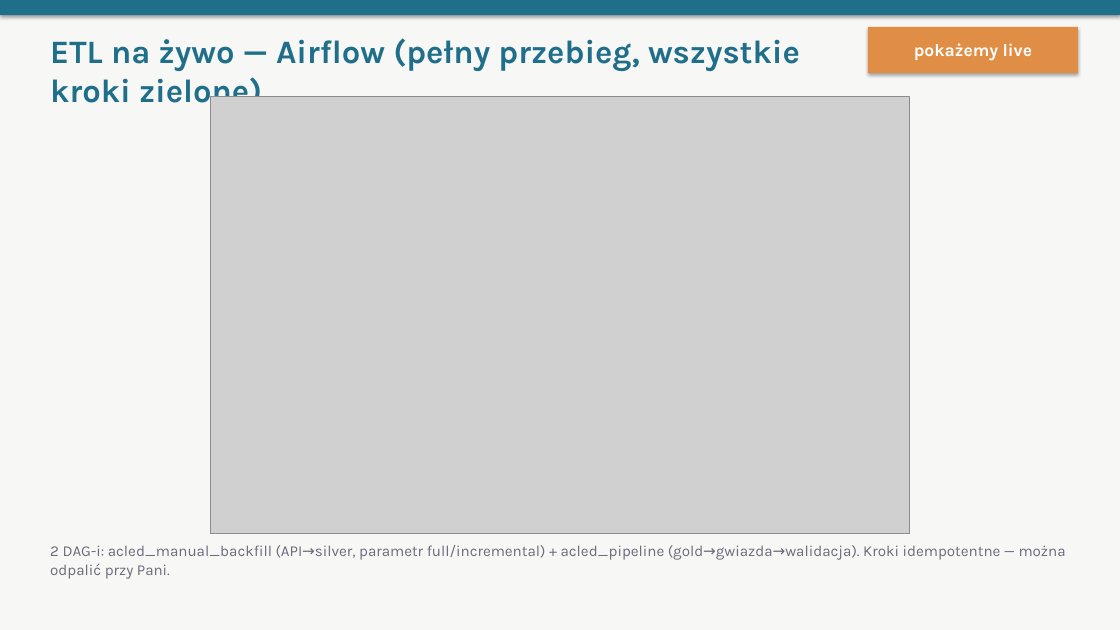
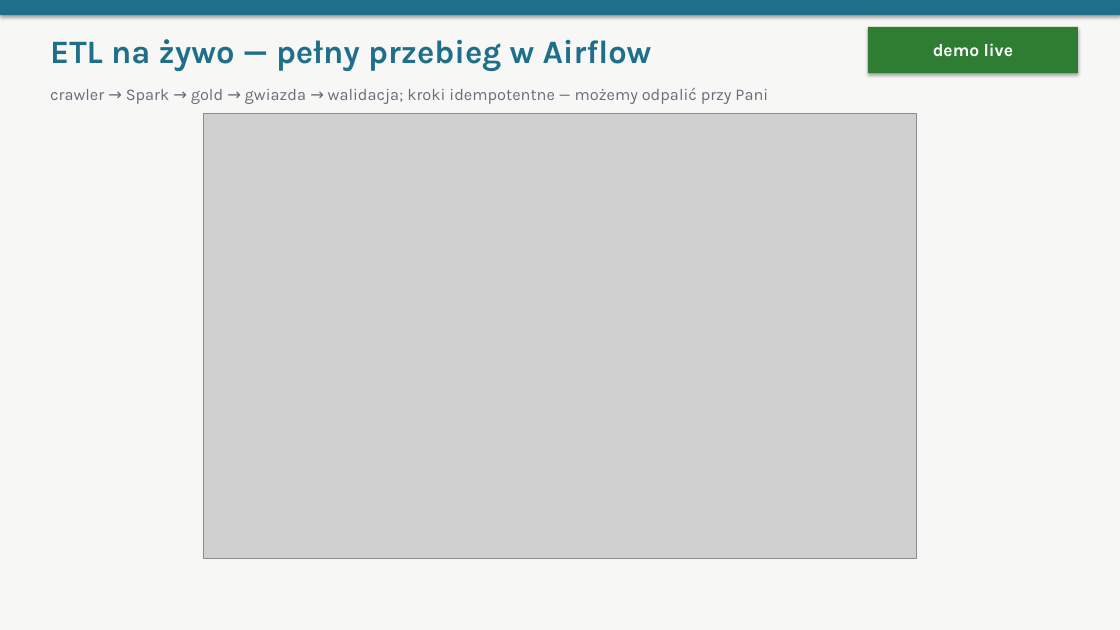
Before and after one commit to oskarfightingthekube/acled-etl-dashboard, a slide deck: slide 8 of docs/prezentacja_obrona.pptx. Drawn at 1120x630 pixels with LibreOffice and Linux fonts; fonts in the diff are those of the drawing; grey boxes stand for pictures. Boxes give left, top, right and bottom in pixels: in the first picture for what was removed or moved away, otherwise in the second. Text is boxed around its words. In the diff, an @@ line names an element or a change of style, - is before the commit and + after.

```diff
--- a/docs/prezentacja_obrona.pptx
+++ b/docs/prezentacja_obrona.pptx
@@ rectangle "demo live" at (868, 27, 1078, 73): fill #E08E45 to #2E7D32 @@
@@ text at (50, 39, 652, 71): text changed @@
-ETL na żywo — Airflow (pełny przebieg, wszystkie kroki zielone)
+ETL na żywo — pełny przebieg w Airflow
@@ text in rectangle at (933, 43, 1013, 56): text changed @@
-pokażemy live
+demo live
@@ text added at (50, 88, 768, 104), 14 pt, text #6B6B7B @@
+crawler → Spark → gold → gwiazda → walidacja; kroki idempotentne — możemy odpalić przy Pani
@@ picture: place and size @@
-picture at (211, 97, 910, 534)
+picture at (204, 113, 917, 559)
@@ text removed at (50, 545, 1066, 579) @@
-2 DAG-i: acled_manual_backfill (API→silver, parametr full/incremental) + acled_pipeline (gold→gwiazda→walidacja). Kroki idempotentne — można odpalić przy Pani.
```
Also in this commit, not shown: 10 other slides changed, 5 slides added, 3 slides removed.
